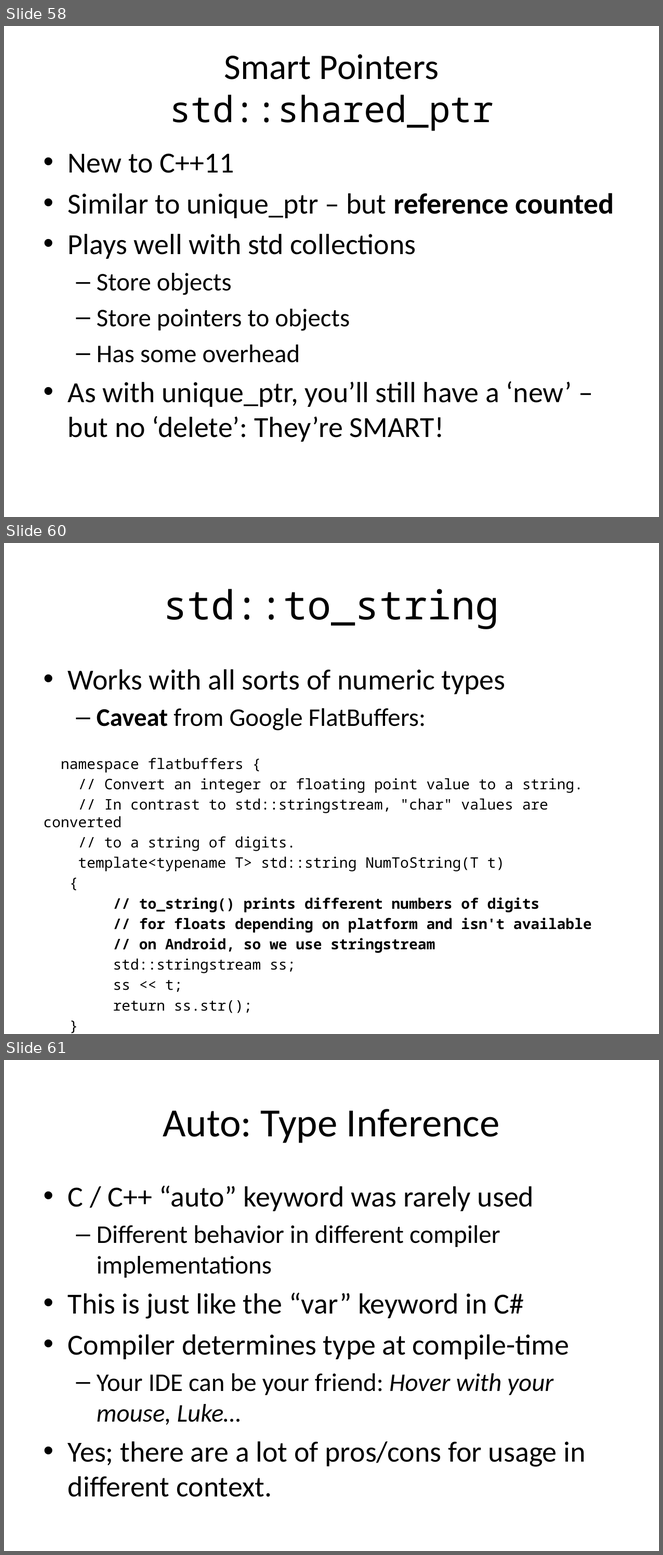
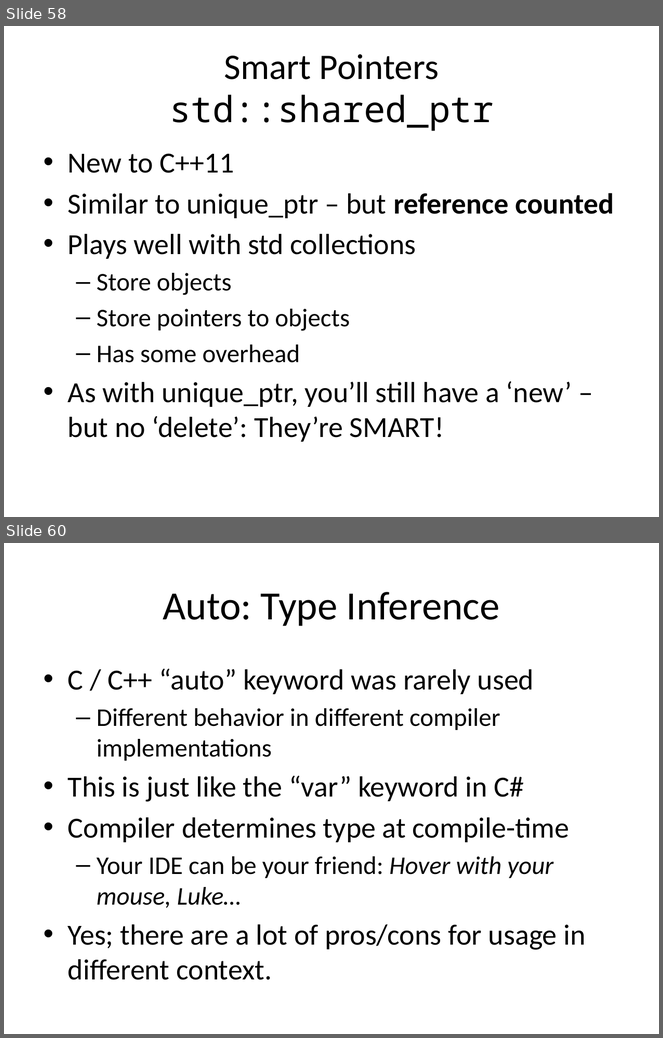
Before and after one commit to fellmad/FunWithCpp11, a slide deck: doc/Fun_with_C++11.pptx. Shown one above the other, each under a label of ours: slides 58, 60 and 61 before the commit, slides 58 and 60 after it; the slides between them are not shown. The pictures are 663x1555 and 663x1038 pixels, drawn with LibreOffice and Linux fonts; fonts in the diff are those of the drawing. Boxes give left, top, right and bottom in pixels: in the first picture for what was removed or moved away, otherwise in the second. Text is boxed around its words. In the diff, an @@ line names an element or a change of style, - is before the commit and + after.

```diff
--- a/doc/Fun_with_C++11.pptx
+++ b/doc/Fun_with_C++11.pptx
@@ slide 60 removed at (4,543,659,1034), background #FFFFFF @@
@@ title removed at (163,589,500,629) @@
-std::to_string
@@ text removed at (44,669,592,1014) @@
-• Works with all sorts of numeric types
-  – Caveat from Google FlatBuffers:
-namespace flatbuffers {
-// Convert an integer or floating point value to a string.
-// In contrast to std::stringstream, "char" values are converted
-// to a string of digits.
-template<typename T> std::string NumToString(T t)
-{
-// to_string() prints different numbers of digits
-// for floats depending on platform and isn't available
-// on Android, so we use stringstream
-std::stringstream ss;
-ss << t;
-return ss.str();
-}
@@ what was slide 61 is now slide 60 @@
```
Also in this commit, not shown: 8 slides changed, 2 slides added, 5 other slides removed, 2 other files.
